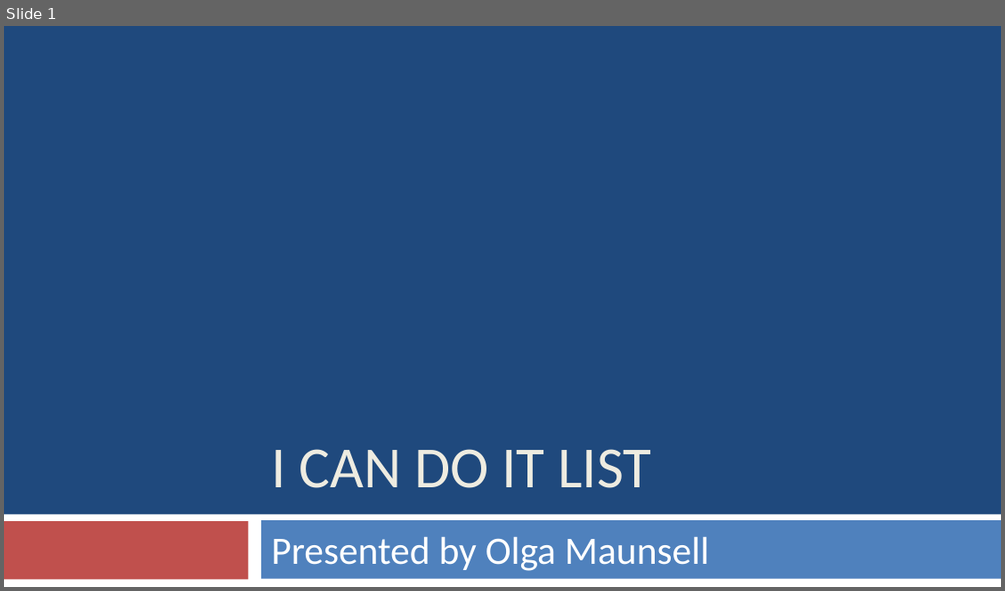
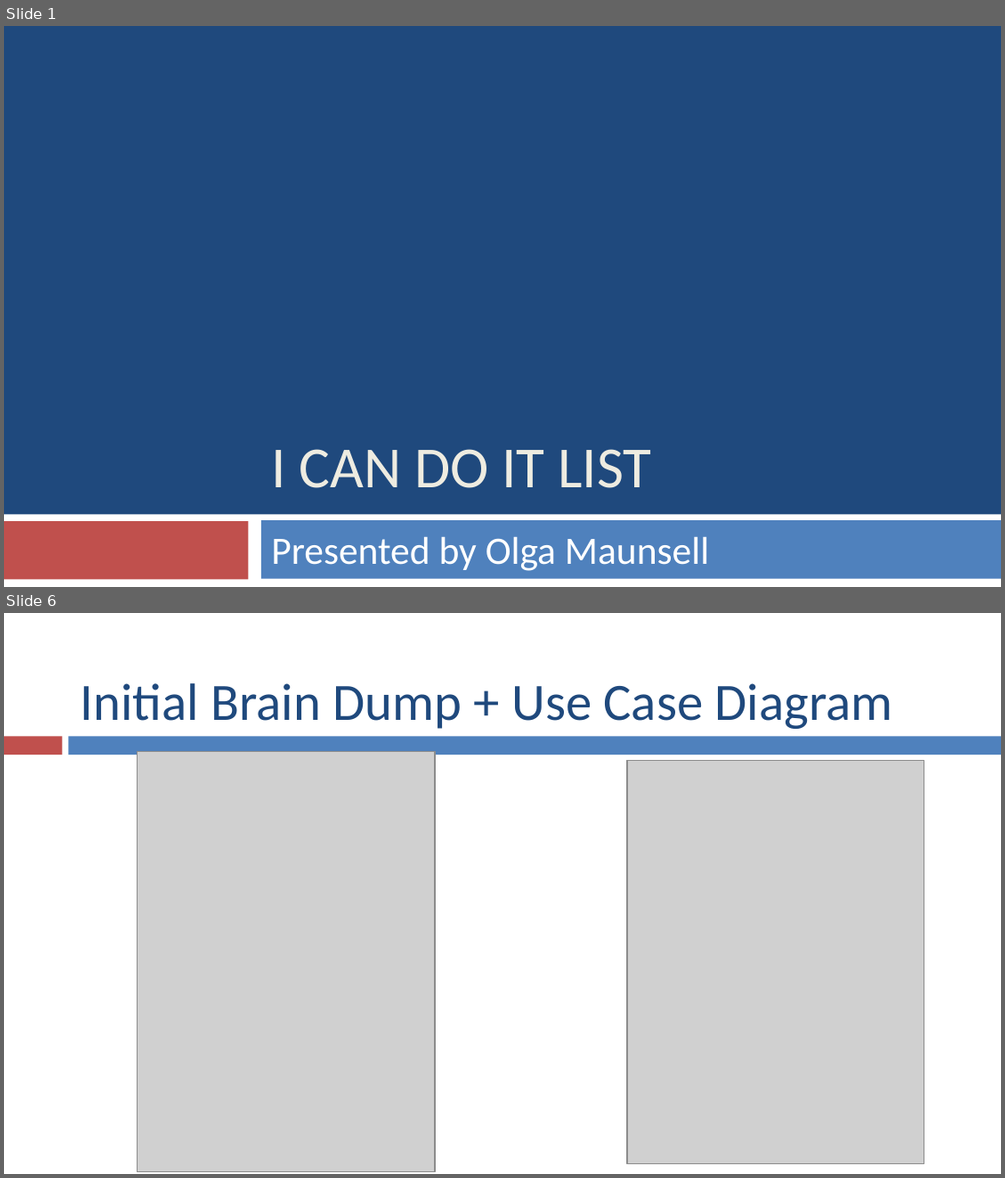
Before and after one commit to olgamaunsell/ICanDoItList-Java-Android-App, a slide deck: I Can Do It List Presentation.pptx. Shown one above the other, each under a label of ours: slide 1 before the commit, slides 1 and 6 after it; the slides between them are not shown. The pictures are 1005x591 and 1005x1178 pixels, drawn with LibreOffice and Linux fonts; fonts in the diff are those of the drawing; grey boxes stand for pictures. Boxes give left, top, right and bottom in pixels: in the first picture for what was removed or moved away, otherwise in the second. Text is boxed around its words. In the diff, an @@ line names an element or a change of style, - is before the commit and + after.

```diff
--- a/I Can Do It List Presentation.pptx
+++ b/I Can Do It List Presentation.pptx
@@ slide 6 added at (x1=4, y1=613, x2=1001, y2=1174), background #FFFFFF @@
@@ title added at (x1=81, y1=683, x2=893, y2=729), 37.8 pt, text #1F497D @@
+Initial Brain Dump + Use Case Diagram
@@ rectangle added at (x1=4, y1=737, x2=62, y2=755), fill #C0504D @@
@@ rectangle added at (x1=69, y1=737, x2=1001, y2=755), fill #4F81BD @@
@@ picture added at (x1=137, y1=751, x2=435, y2=1170) @@
@@ picture added at (x1=627, y1=761, x2=923, y2=1163) @@
```
Also in this commit, not shown: 6 slides changed, 4 other slides added, 3 slides removed, 3 other files.
